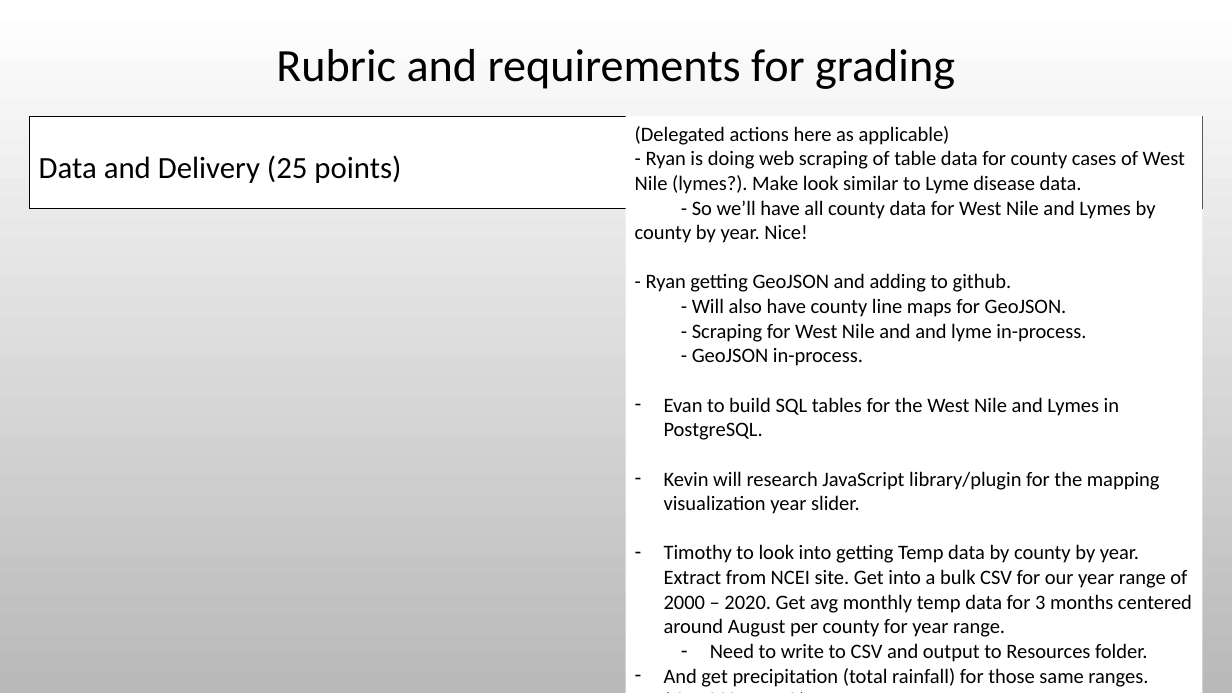
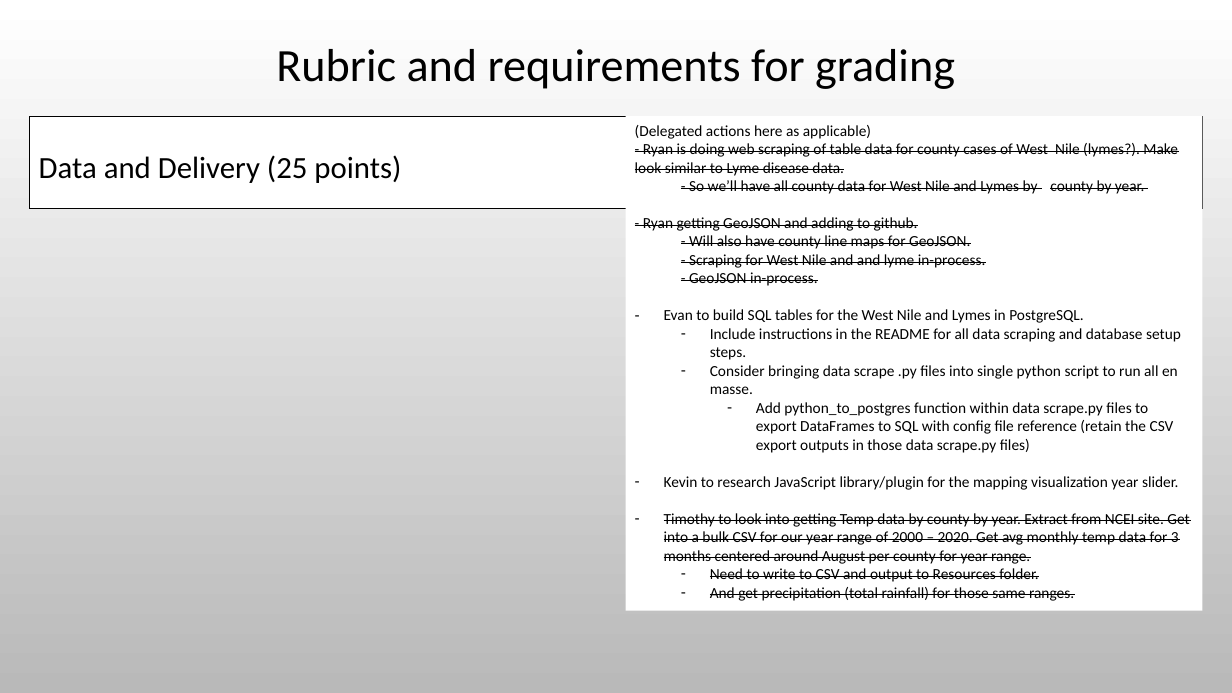
Before and after one commit to Evdawg/Project_3_Mosquito-borne_Diseases, a slide deck: slide 5 of Project_3_outline.pptx. Drawn at 1232x693 pixels with LibreOffice and Linux fonts; fonts in the diff are those of the drawing; background and template pictures are left out. Boxes give left, top, right and bottom in pixels: in the first picture for what was removed or moved away, otherwise in the second. Text is boxed around its words. In the diff, an @@ line names an element or a change of style, - is before the commit and + after.

```diff
--- a/Project_3_outline.pptx
+++ b/Project_3_outline.pptx
@@ rectangle "(Delegated actions here as applicable)": place and size @@
-rectangle "(Delegated actions here as applicable)" at (626,116,1202,693)
+rectangle "(Delegated actions here as applicable)" at (626,116,1202,611)
@@ text in rectangle at (635,125,1189,582): size 16 to 12 pt in "(Delegated actions here as applicable)", "- Ryan is doing web scraping of ...", "- Ryan getting GeoJSON and adding to ...", "- Will also have county line maps ..." and 5 more places; strikethrough on in "- Ryan is doing web scraping of ...", "- Ryan getting GeoJSON and adding to ...", "- Will also have county line maps ...", "- Scraping for West Nile and and ..." and 3 more places @@
@@ text in rectangle at (689,180,1144,194): text changed; size 16 to 12 pt @@
-- So we’ll have all county data for West Nile and Lymes by county by year. Nice!
+- So we’ll have all county data for West Nile and Lymes by county by year.
@@ text in rectangle at (664,328,1181,490): text changed; size 16 to 12 pt @@
-– Kevin will research JavaScript library/plugin for the mapping visualization year slider.
+  – Include instructions in the README for all data scraping and database setup steps.
+  – Consider bringing data scrape .py files into single python script to run all en masse.
+    – Add python_to_postgres function within data scrape.py files to export DataFrames to SQL with config file reference (retain the CSV export outputs in those data scrape.py files)
+– Kevin to research JavaScript library/plugin for the mapping visualization year slider.
@@ text in rectangle at (710,587,1074,601): text changed; size 16 to 12 pt @@
-– And get precipitation (total rainfall) for those same ranges. (should be quick)
+  – And get precipitation (total rainfall) for those same ranges.
```
Also in this commit, not shown: 6 other files.
